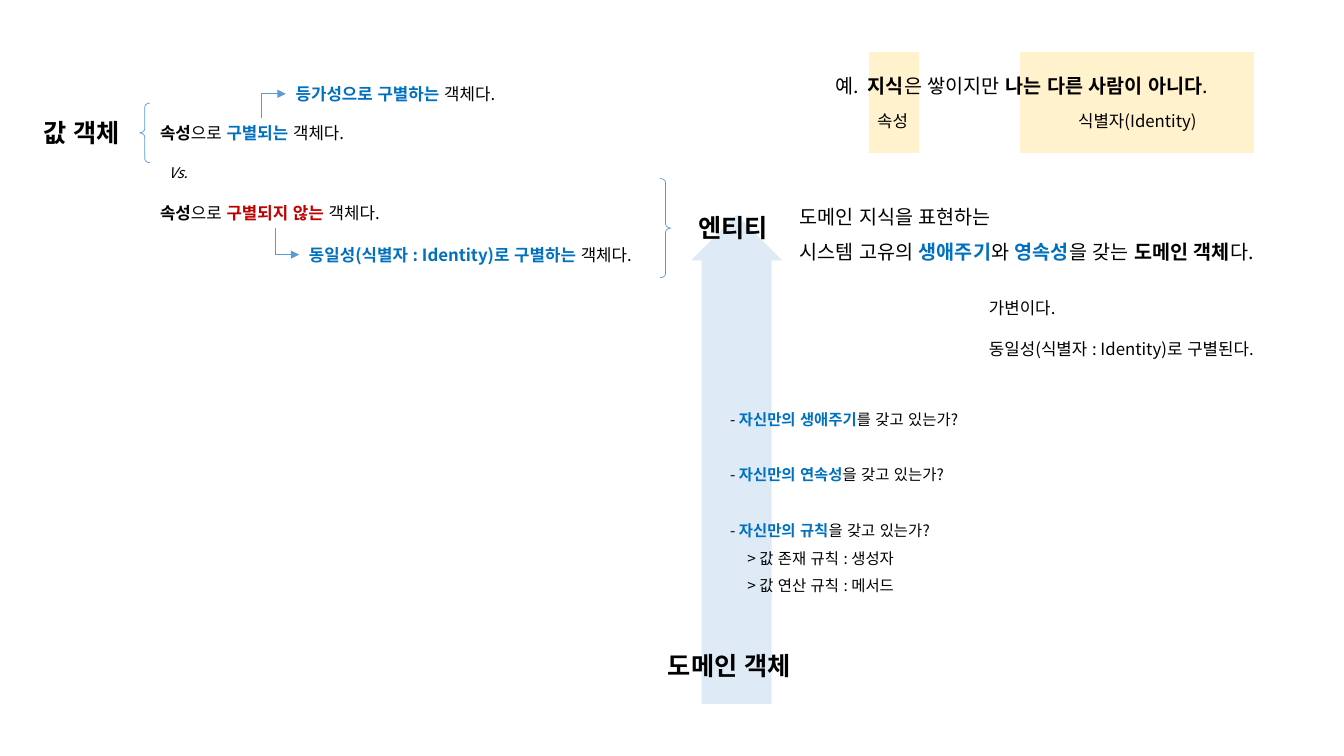
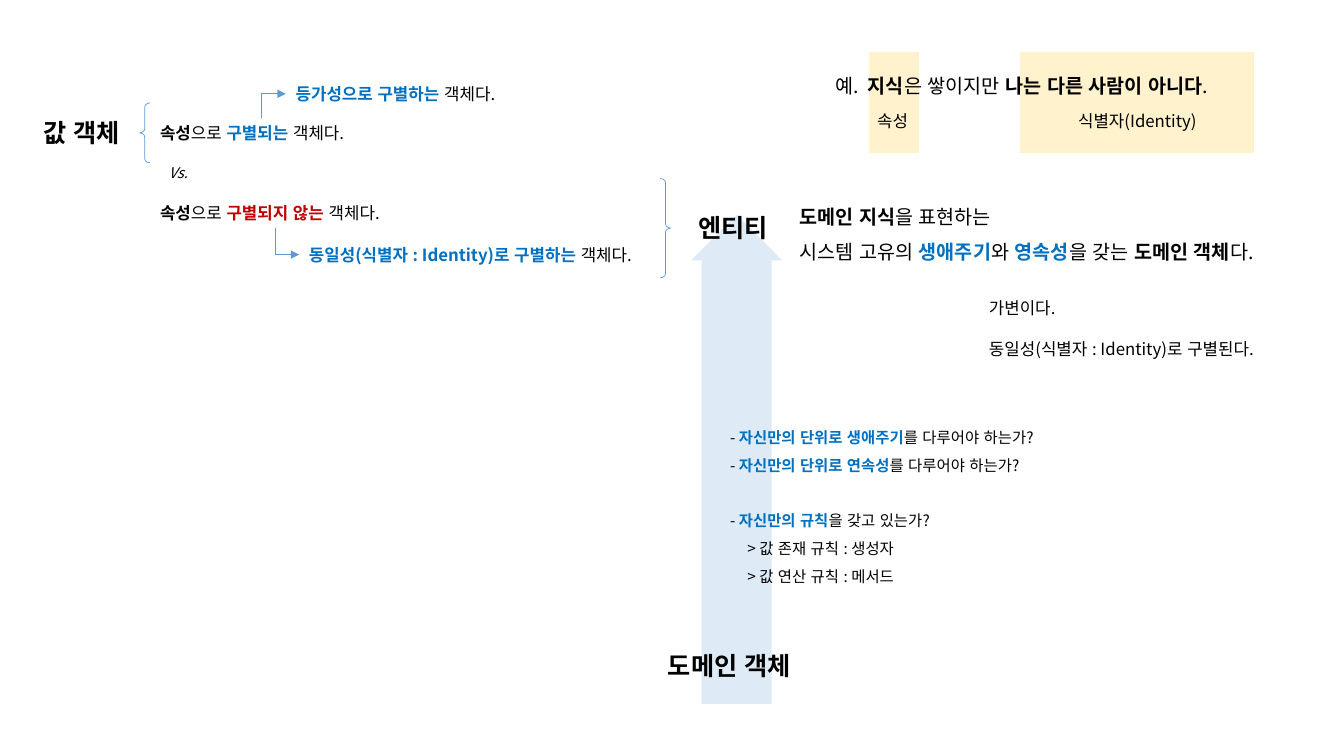
Before and after one commit to hhko/Learning, a slide deck: slide 3 of Books/DDDGuide/Docs/DDDGuide.pptx. Drawn at 1344x756 pixels with LibreOffice and Linux fonts; fonts in the diff are those of the drawing. Boxes give left, top, right and bottom in pixels: in the first picture for what was removed or moved away, otherwise in the second. Text is boxed around its words. In the diff, an @@ line names an element or a change of style, - is before the commit and + after.

```diff
--- a/Books/DDDGuide/Docs/DDDGuide.pptx
+++ b/Books/DDDGuide/Docs/DDDGuide.pptx
@@ text at <box>799,207,991,226</box>: bold on in "도메인 지식을" @@
@@ text "- 자신만의 단위로 생애주기를 다루어야 ...": place and size @@
-text "- 자신만의 단위로 생애주기를 다루어야 ..." at <box>739,412,958,593</box>
+text "- 자신만의 단위로 생애주기를 다루어야 ..." at <box>739,430,1034,584</box>
@@ text at <box>739,430,1034,473</box>: text changed; text colour #000000 to #0070C0; bold on @@
-- 자신만의 생애주기를 갖고 있는가?
-- 자신만의 연속성을 갖고 있는가?
+- 자신만의 단위로 생애주기를 다루어야 하는가?
+- 자신만의 단위로 연속성를 다루어야 하는가?
```
Also in this commit, not shown: 1 other slide changed, 1 slide added, 14 other files.
